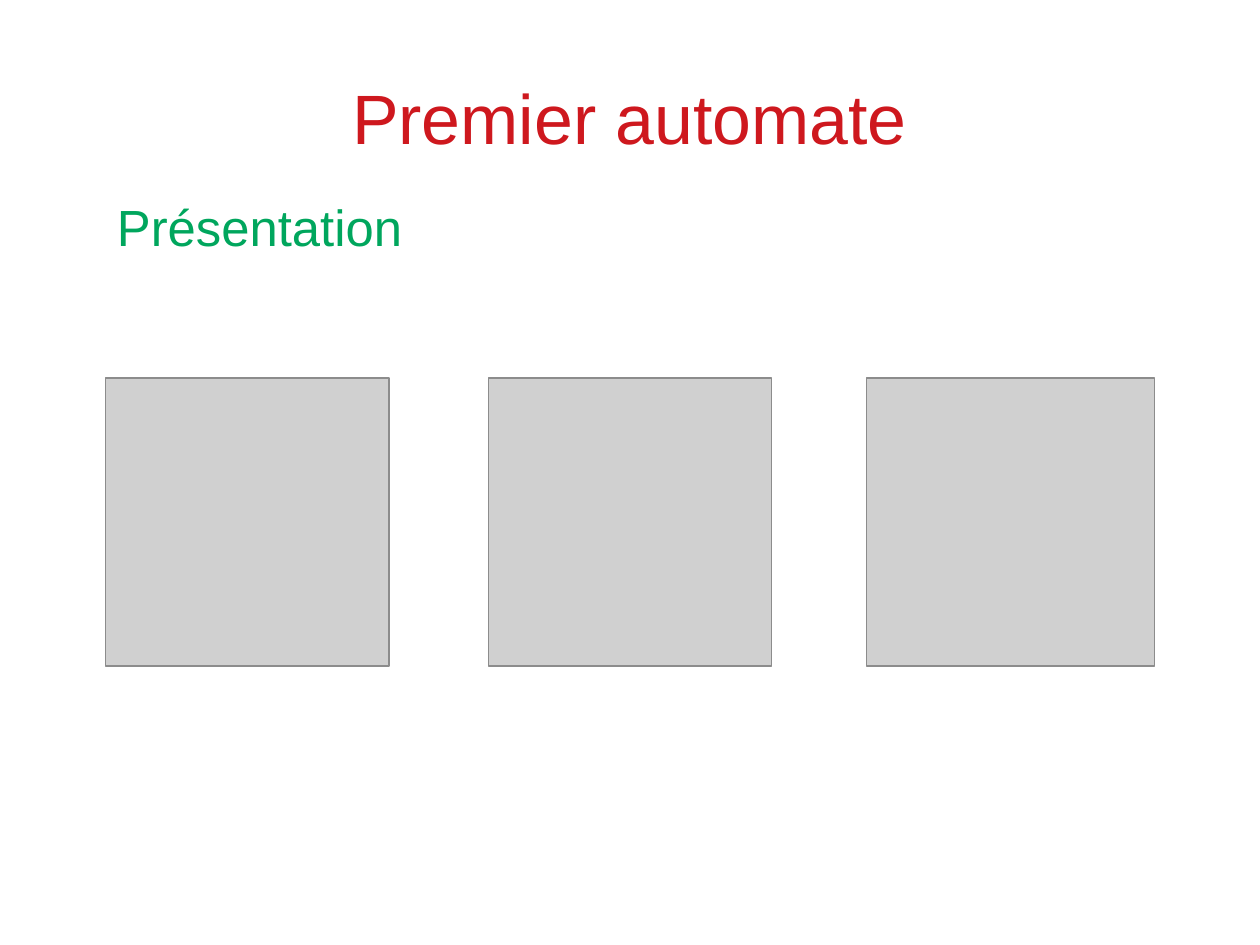
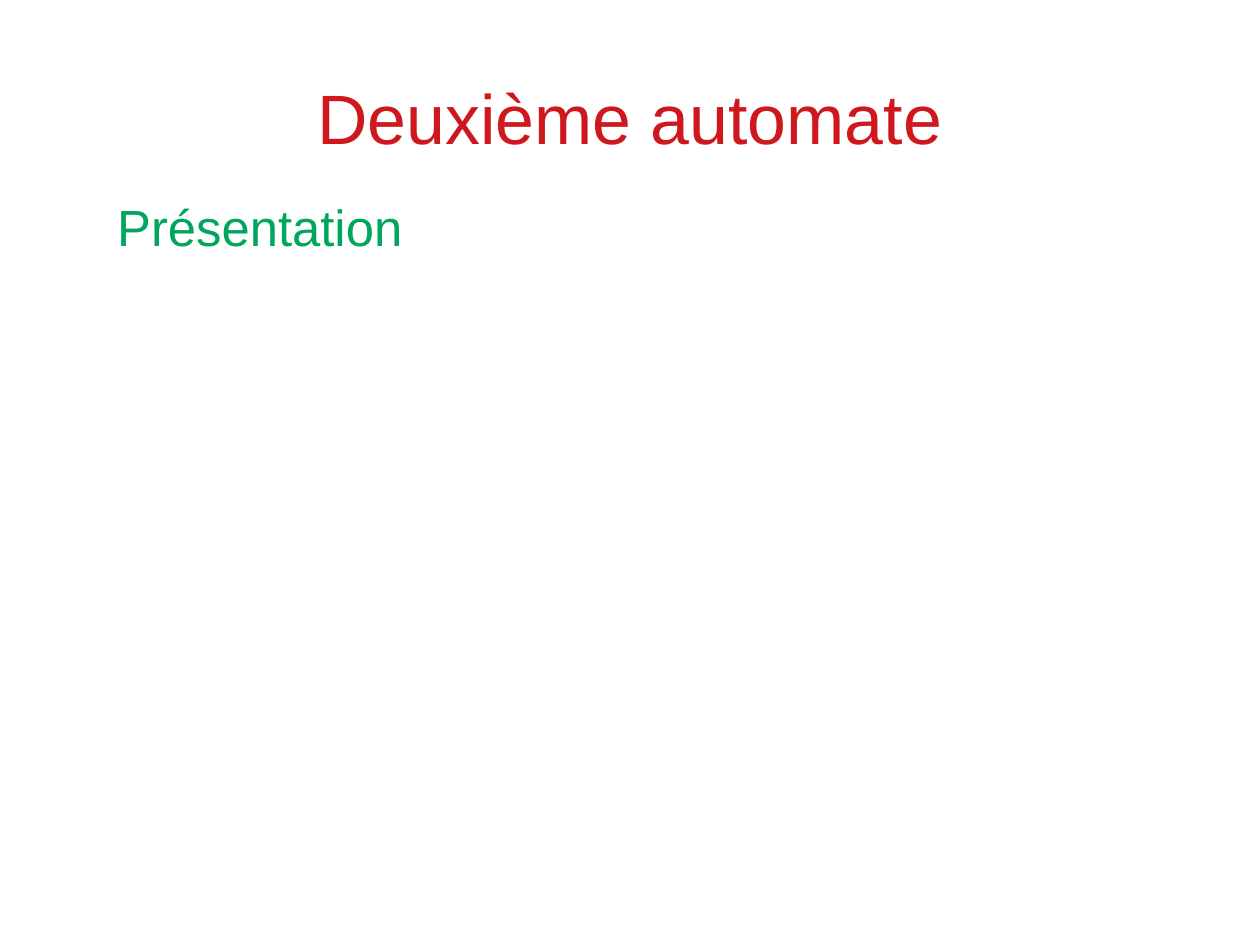
Before and after one commit to Arthurrre/TIPE_Automate, a slide deck: slide 10 of diapo/présentation.odp (slide 4 before the commit). Drawn at 1260x945 pixels with LibreOffice and Linux fonts; fonts in the diff are those of the drawing; grey boxes stand for pictures. Boxes give left, top, right and bottom in pixels: in the first picture for what was removed or moved away, otherwise in the second. Text is boxed around its words. In the diff, an @@ line names an element or a change of style, - is before the commit and + after.

```diff
--- a/diapo/présentation.odp
+++ b/diapo/présentation.odp
@@ title at [317,92,942,145]: text changed @@
-Premier automate
+Deuxième automate
@@ picture removed at [105,378,389,667] @@
@@ picture removed at [488,378,772,667] @@
@@ picture removed at [867,378,1155,667] @@
```
Also in this commit, not shown: 3 other slides changed, 2 slides added, 4 other files.
